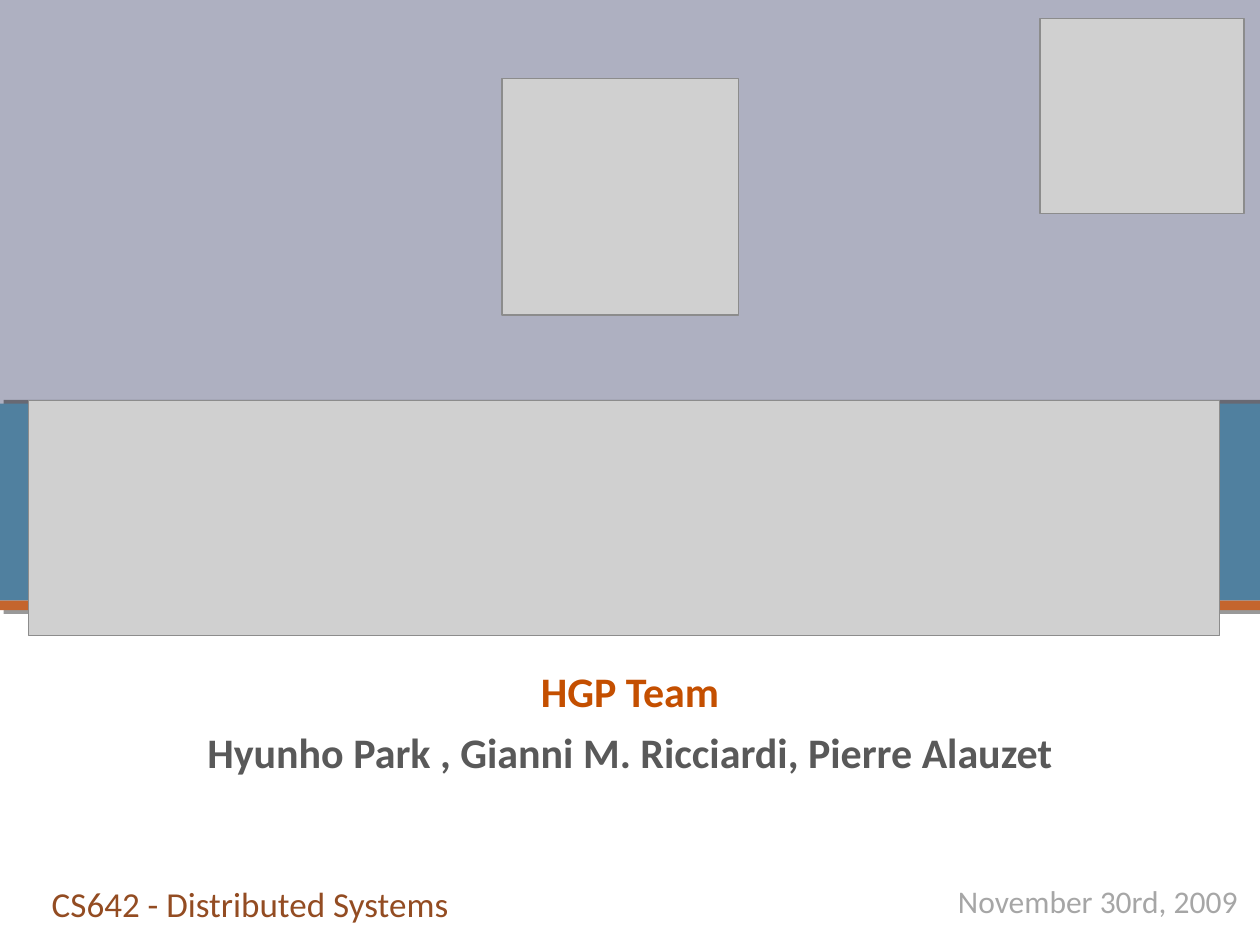
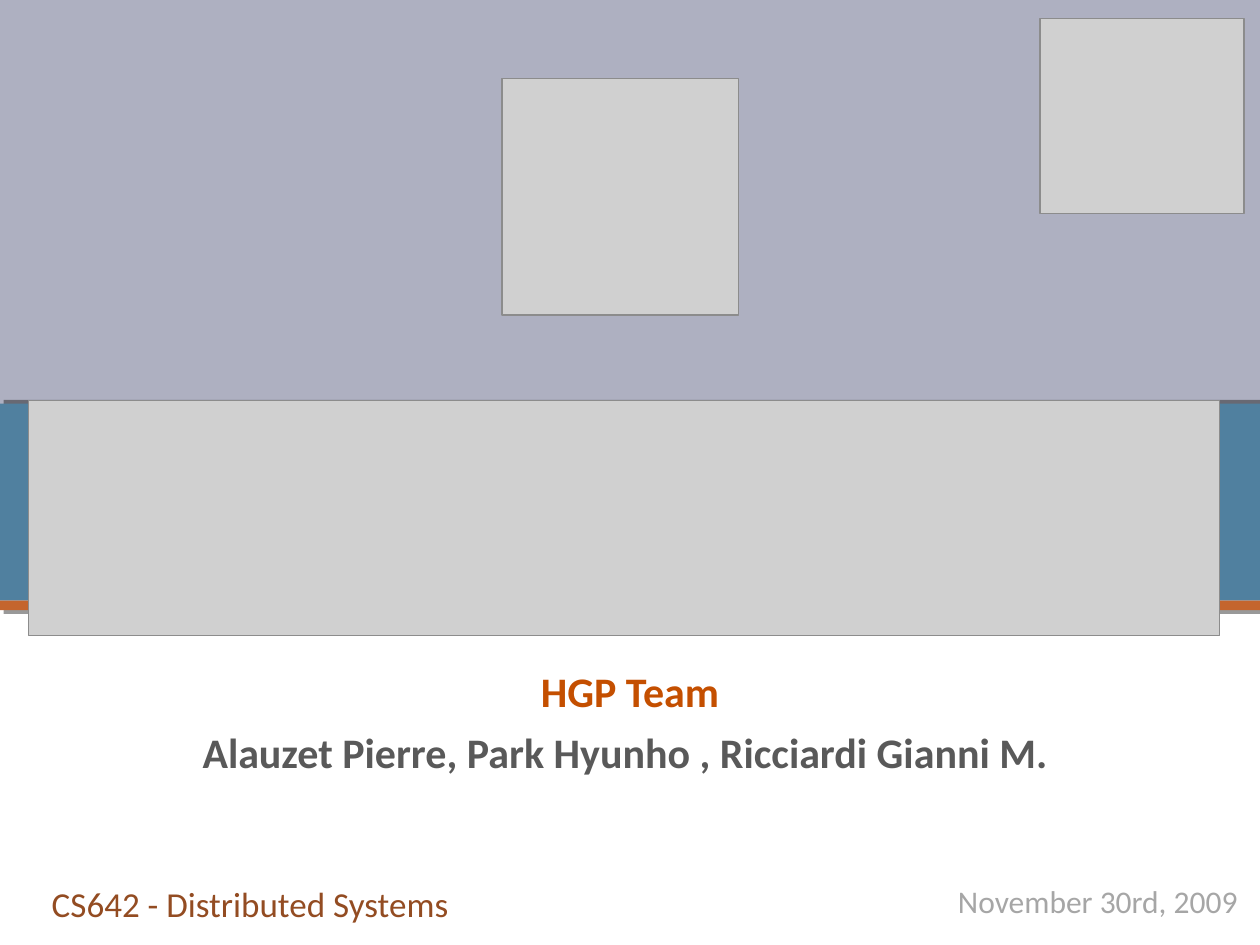
Before and after one commit to pierrealauzet/skemasnet, a slide deck: slide 1 of 3_design/CS462_Skemasnet_design.ppt. Drawn at 1260x945 pixels with LibreOffice and Linux fonts; fonts in the diff are those of the drawing; grey boxes stand for pictures. Boxes give left, top, right and bottom in pixels: in the first picture for what was removed or moved away, otherwise in the second. Text is boxed around its words. In the diff, an @@ line names an element or a change of style, - is before the commit and + after.

```diff
--- a/3_design/CS462_Skemasnet_design.ppt
+++ b/3_design/CS462_Skemasnet_design.ppt
@@ subtitle at <box>203,738,1047,775</box>: text changed @@
-Hyunho Park , Gianni M. Ricciardi, Pierre Alauzet
+Alauzet Pierre, Park Hyunho , Ricciardi Gianni M.
```
Also in this commit, not shown: 2 other slides changed, 1 slide added, 3 other files.
